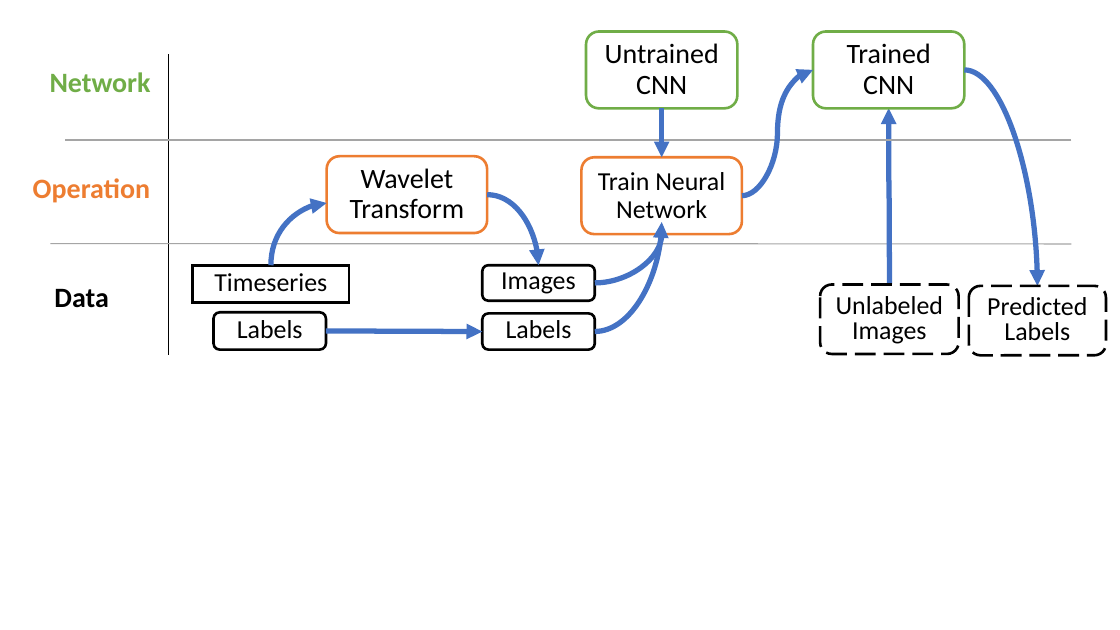
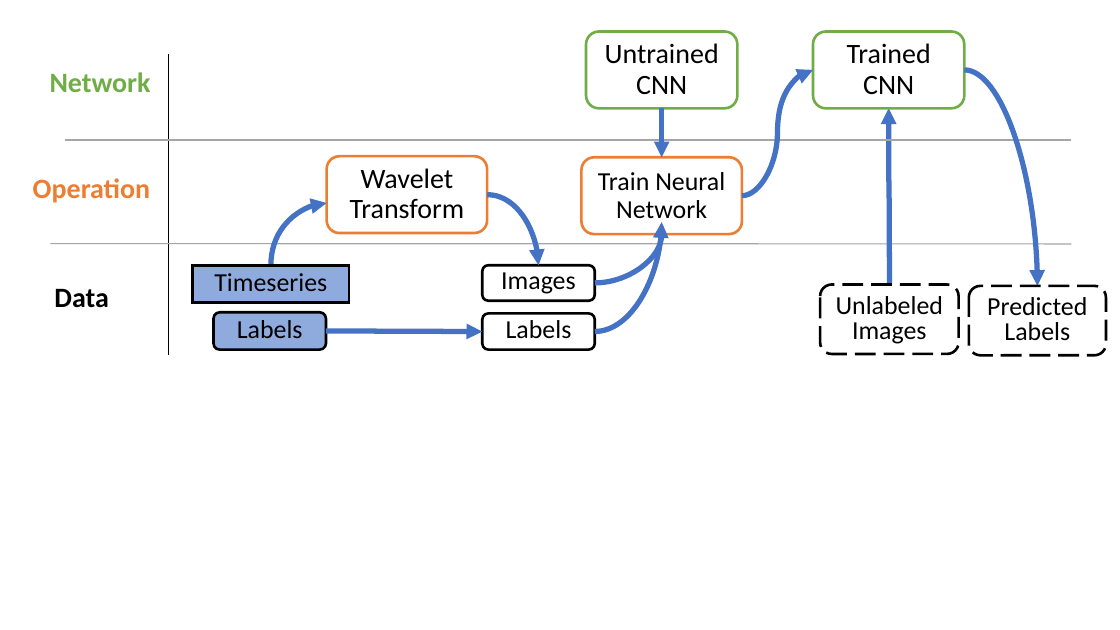
Before and after one commit to jonathan-walter/wavelet-ewi, a slide deck: slide 1 of TRFigures.pptx. Drawn at 1120x630 pixels with LibreOffice and Linux fonts; fonts in the diff are those of the drawing. Boxes give left, top, right and bottom in pixels: in the first picture for what was removed or moved away, otherwise in the second. Text is boxed around its words. In the diff, an @@ line names an element or a change of style, - is before the commit and + after.

```diff
--- a/TRFigures.pptx
+++ b/TRFigures.pptx
@@ subtitle "Timeseries" at [192,266,349,302]: fill #FFFFFF to #8FAADC @@
@@ rounded rectangle "Labels" at [213,313,326,350]: fill #FFFFFF to #8FAADC @@
```
Also in this commit, not shown: 1 other slide changed, 1 slide added, 8 other files.
